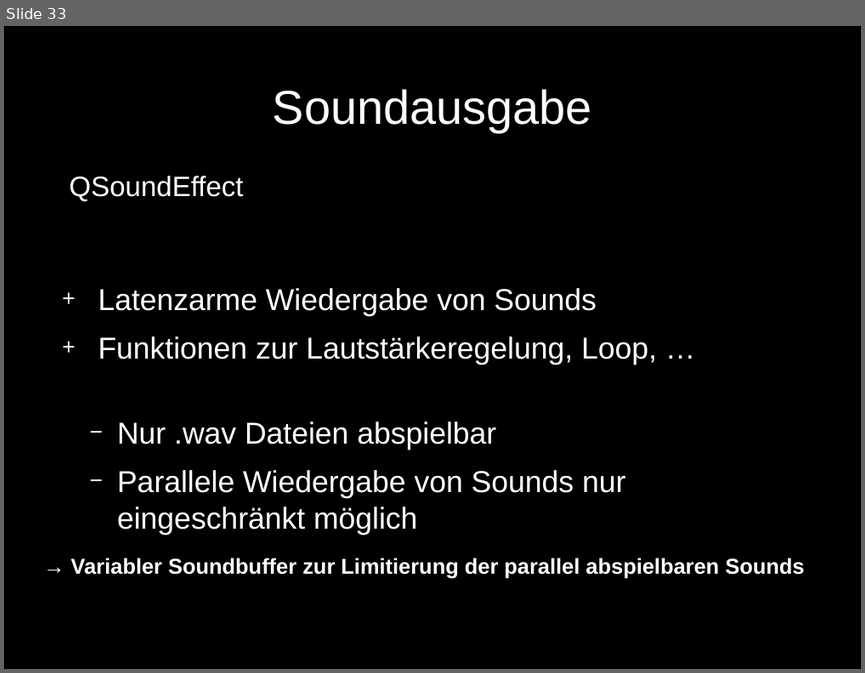
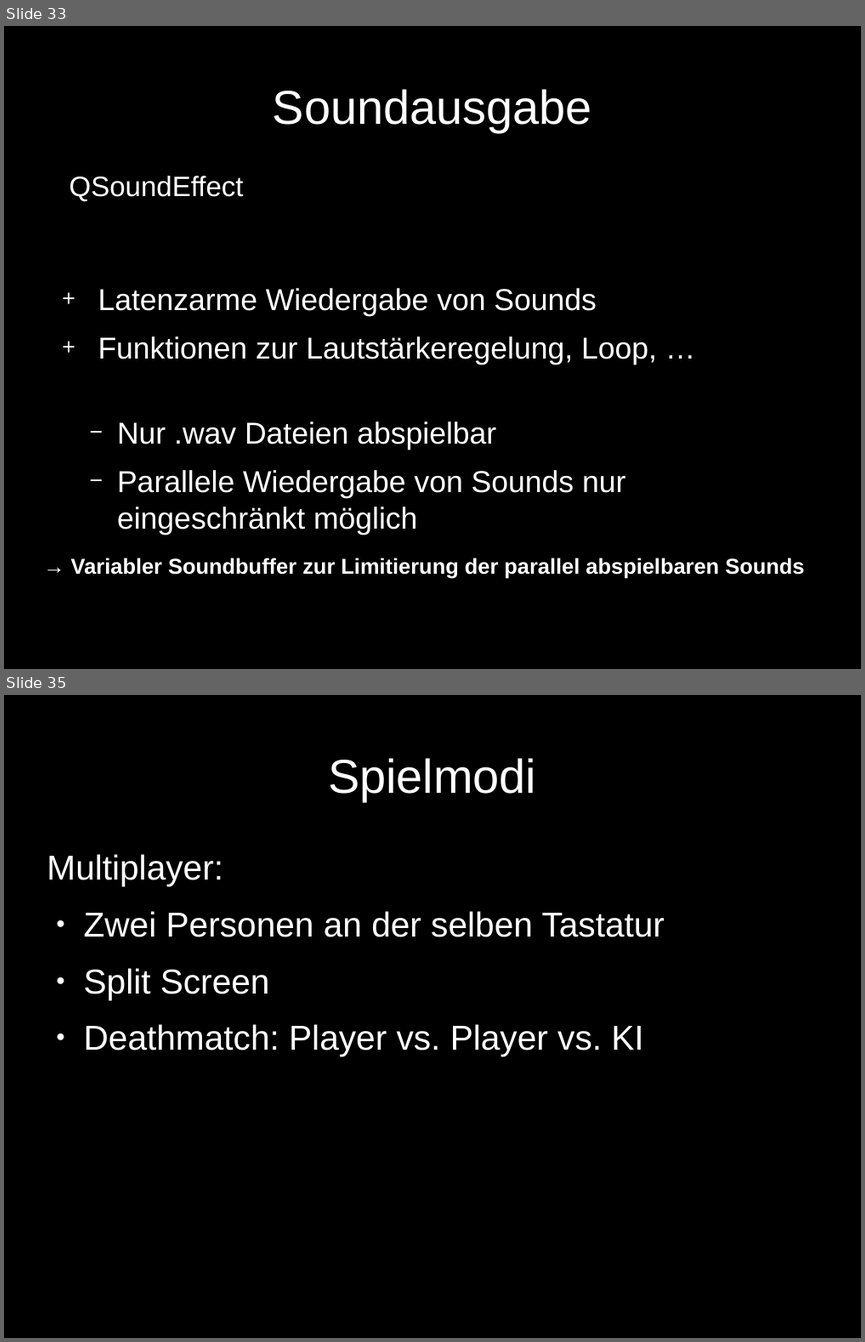
Before and after one commit to benediktibk/bomberman, a slide deck: documents/presentation/presentation.odp. Shown one above the other, each under a label of ours: slide 33 before the commit, slides 33 and 35 after it; the slides between them are not shown. The pictures are 865x673 and 865x1342 pixels, drawn with LibreOffice and Linux fonts; fonts in the diff are those of the drawing. Boxes give left, top, right and bottom in pixels: in the first picture for what was removed or moved away, otherwise in the second. Text is boxed around its words. In the diff, an @@ line names an element or a change of style, - is before the commit and + after.

```diff
--- a/documents/presentation/presentation.odp
+++ b/documents/presentation/presentation.odp
@@ slide 35 added at bbox=[4, 695, 861, 1338], background #000000 @@
@@ title added at bbox=[328, 758, 536, 801], 44 pt, text #FFFFFF @@
+Spielmodi
@@ text added at bbox=[46, 854, 664, 1056], 32 pt, text #FFFFFF @@
+Multiplayer:
+● Zwei Personen an der selben Tastatur
+● Split Screen
+● Deathmatch: Player vs. Player vs. KI
```
Also in this commit, not shown: 2 slides changed, 2 other slides added, 2 slides removed.
